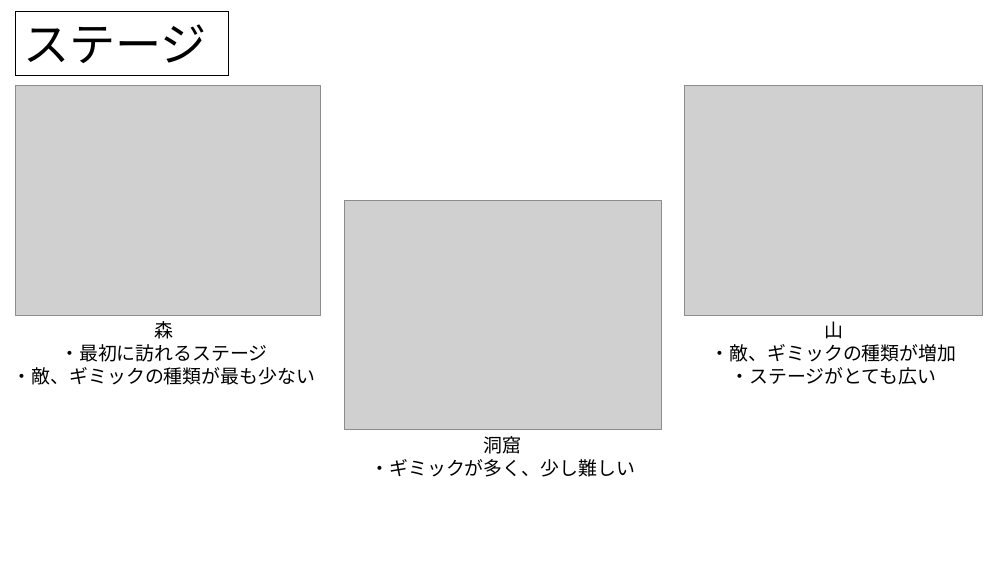
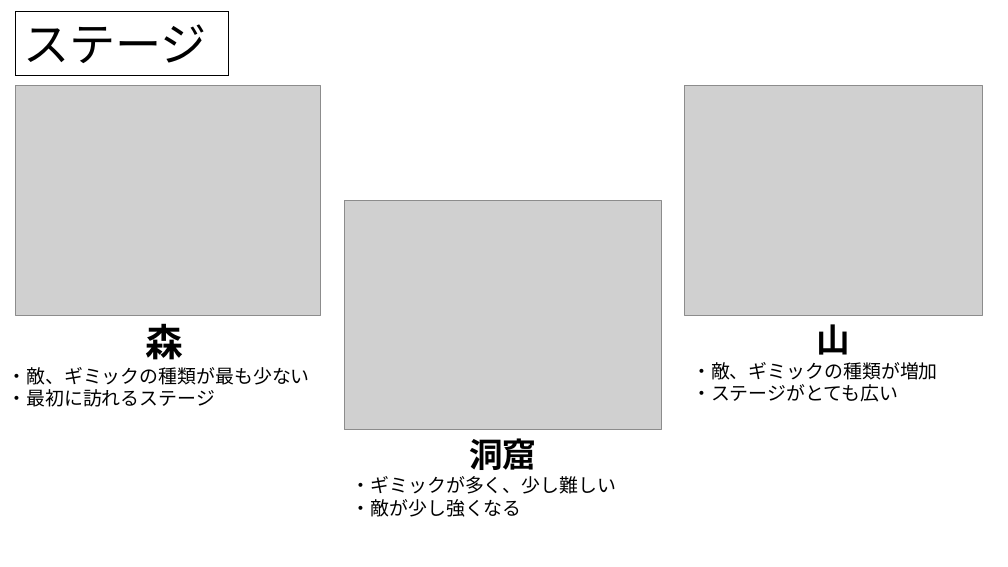
Before and after one commit to KawanoTakumi/2B-Team, a slide deck: slide 5 of Back To Home.pptx. Drawn at 1008x567 pixels with LibreOffice and Linux fonts; fonts in the diff are those of the drawing; grey boxes stand for pictures. Boxes give left, top, right and bottom in pixels: in the first picture for what was removed or moved away, otherwise in the second. Text is boxed around its words. In the diff, an @@ line names an element or a change of style, - is before the commit and + after.

```diff
--- a/Back To Home.pptx
+++ b/Back To Home.pptx
@@ text at (x1=7, y1=323, x2=215, y2=407): size 18 to 36 pt, bold on in "森"; alignment centre to left @@
@@ text "山" at (x1=692, y1=324, x2=938, y2=402): size 18 to 32 pt, bold on in "山"; alignment centre to left @@
@@ text at (x1=7, y1=367, x2=309, y2=385): paragraph added @@
+・敵、ギミックの種類が最も少ない
@@ text at (x1=13, y1=367, x2=315, y2=385): paragraph removed @@
-・敵、ギミックの種類が最も少ない
@@ text at (x1=352, y1=438, x2=617, y2=494): size 18 to 32 pt, bold on in "洞窟"; alignment centre to left @@
@@ text at (x1=352, y1=499, x2=522, y2=517): paragraph added @@
+・敵が少し強くなる
```
Also in this commit, not shown: 5 other slides changed.
